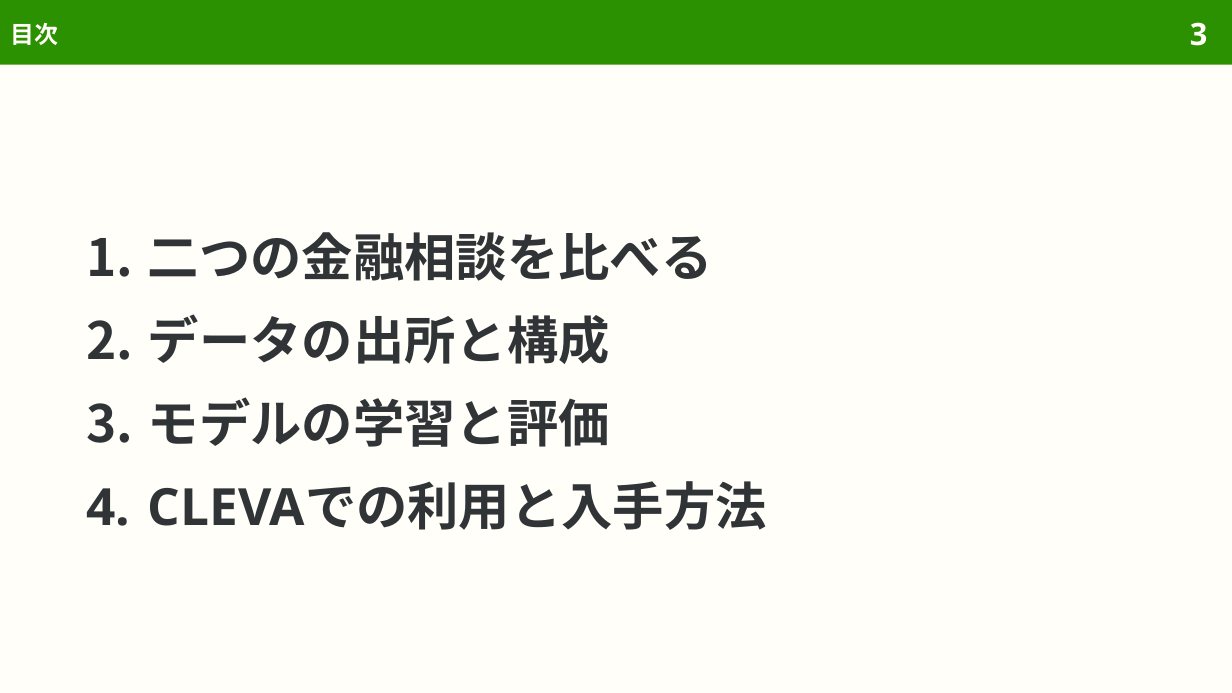
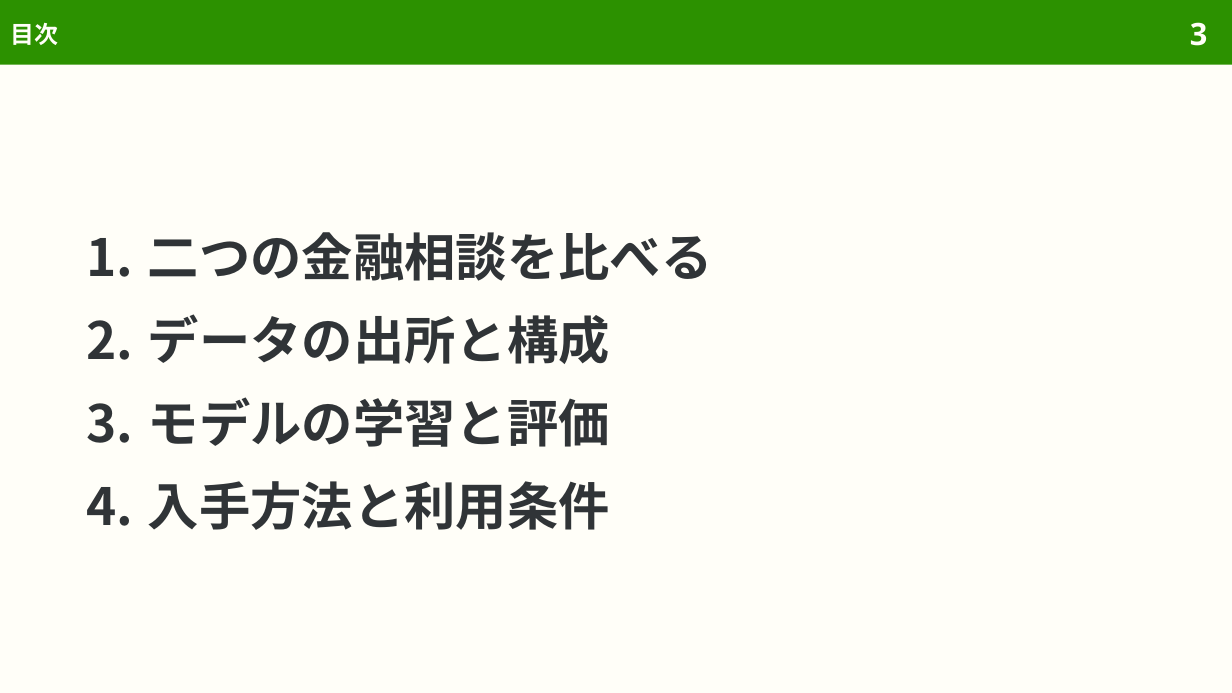
Before and after one commit to sasakiy84/datasets-in-10-minutes, a slide deck: slide 3 of slides/datasets-in-10-minutes-afqmc.pptx. Drawn at 1232x693 pixels with LibreOffice and Linux fonts; fonts in the diff are those of the drawing. Boxes give left, top, right and bottom in pixels: in the first picture for what was removed or moved away, otherwise in the second. Text is boxed around its words. In the diff, an @@ line names an element or a change of style, - is before the commit and + after.

```diff
--- a/slides/datasets-in-10-minutes-afqmc.pptx
+++ b/slides/datasets-in-10-minutes-afqmc.pptx
@@ text at bbox=[148, 481, 610, 530]: text changed @@
-4. CLEVAでの利用と入手方法
+4. 入手方法と利用条件
```
Also in this commit, not shown: 6 other slides changed, 2 slides removed, 53 other files.
